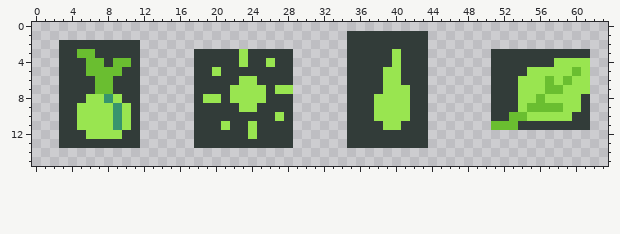
Pixel-art sprite, stored at game/assets/textures/icons.png. Above is the file before it was changed.
The file is 64x16 pixels.
The same view after the edit:
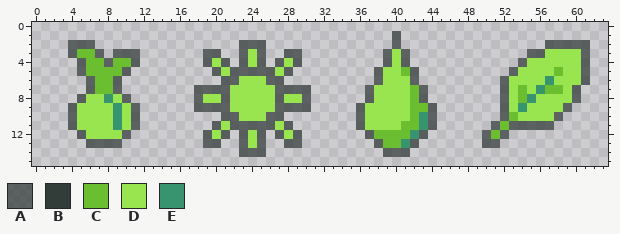
Palette (. is transparent): A #323c39bc  B #323c39  C #6abe30  D #99e550  E #37946e
Log entry: icon remaster
Changes in this commit:
@@ x 0..63 @@
  0 ................................................................
- 1 ...................................BBBBBBBBB....................
- 2 ...BBBBBBBBB.......................BBBBBBBBB....................
- 3 ...BBCCBBBBB......BBBBBDBBBBB......BBBBBDBBB.......BBBBBBBBBBB..
- 4 ...BBBCCBCCB......BBBBBDBBDBB......BBBBBDBBB.......BBBBBBBDDDD..
- 5 ...BBBCCCCBB......BBDBBBBBBBB......BBBBDDBBB.......BBBBDDDDDCD..
- 6 ...BBBBCCBBB......BBBBBDDBBBB......BBBBDDBBB.......BBBDDDCDCDD..
- 7 ...BBBBCCBBB......BBBBDDDDBDD......BBBBDDDBB.......BBBDDDCCDDD..
- 8 ...BBBDDEDBB......BDDBDDDDBBB......BBBDDDDBB.......BBBDDCDDDDB..
- 9 ...BBDDDDEDB......BBBBBDDBBBB......BBBDDDDBB.......BBBDCCCCDDB..
-10 ...BBDDDDEDB......BBBBBBBBBDB......BBBDDDDBB.......BBCCDDDDDBB..
-11 ...BBDDDDEDB......BBBDBBDBBBB......BBBBDDBBB.......CCCBBBBBBBB..
-12 ...BBBDDDDBB......BBBBBBDBBBB......BBBBBBBBB....................
-13 ...BBBBBBBBB......BBBBBBBBBBB......BBBBBBBBB....................
-14 ................................................................
+ 1 ........................................A.......................
+ 2 ....AAA................AAA..............A................AAAAA..
+ 3 ....ACCA.AAA.......AA..ADA..AA.........ADA.............AADDDDA..
+ 4 .....ACCACCA.......ADA.ADA.ADA.........ADA............ADDDDDDA..
+ 5 .....ACCCCA.........ADAAAAADA.........ADDCA..........ADDDDCDDA..
+ 6 ......ACCA...........AADDDAA..........ADDDA.........ADDDDEDDDA..
+ 7 ......ACCA........AAAADDDDDAAAA......ADDDDCA........ADCDECCDA...
+ 8 .....ADDEDA.......ADDADDDDDADDA......ADDDDCA........ADCEDDDDA...
+ 9 ....ADDDDEDA......AAAADDDDDAAAA.....ADDDDDCCA.......ADEDDDDA....
+10 ....ADDDDEDA.........AADDDAA........ADDDDDCEA.......ACDDDDA.....
+11 ....ADDDDEDA........ADAAAAADA.......ADDDDCCEA......ACAAAAA......
+12 .....ADDDDA........ADA.ADA.ADA.......ACCCCEA......ACA...........
+13 ......AAAA.........AA..ADA..AA........ACCEA.......AA............
+14 .......................AAA.............AAA......................
 15 ................................................................
